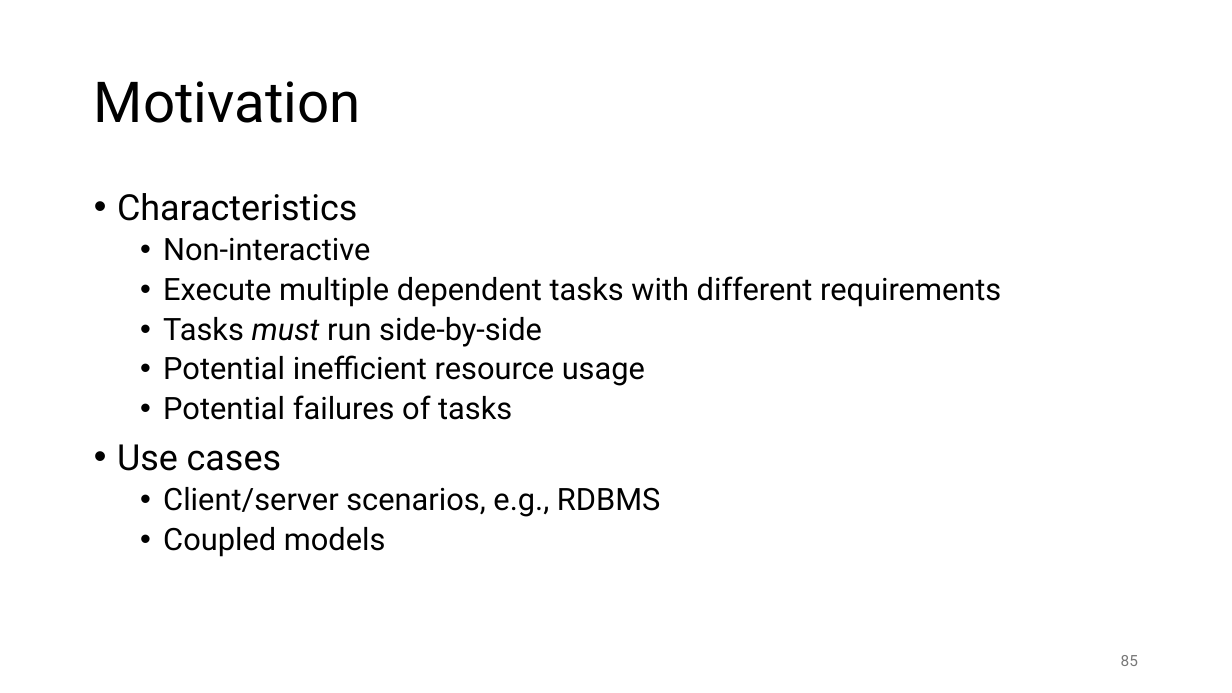
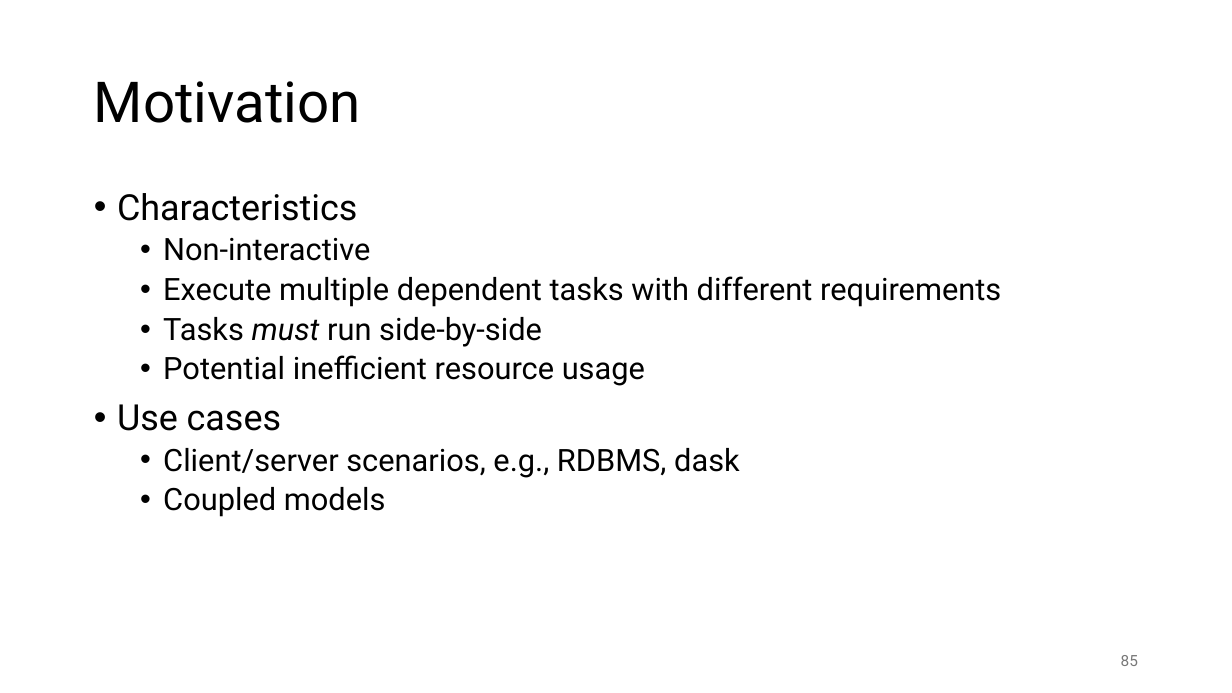
Before and after one commit to gjbex/Workflows-for-HPC, a slide deck: slide 85 of workflow_for_HPC.pptx. Drawn at 1232x693 pixels with LibreOffice and Linux fonts; fonts in the diff are those of the drawing. Boxes give left, top, right and bottom in pixels: in the first picture for what was removed or moved away, otherwise in the second. Text is boxed around its words. In the diff, an @@ line names an element or a change of style, - is before the commit and + after.

Commit message:
Fix typos

```diff
--- a/workflow_for_HPC.pptx
+++ b/workflow_for_HPC.pptx
@@ text at [163, 395, 512, 420]: paragraph removed @@
-  • Potential failures of tasks
@@ text at [163, 448, 740, 478]: text changed @@
-  • Client/server scenarios, e.g., RDBMS
+  • Client/server scenarios, e.g., RDBMS, dask
```
Also in this commit, not shown: 6 other slides changed.
